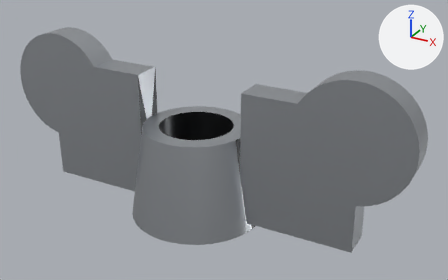
Before and after pictures for a commit that changed the glTF model modelos/piezas/tuerca-mariposa.glb.
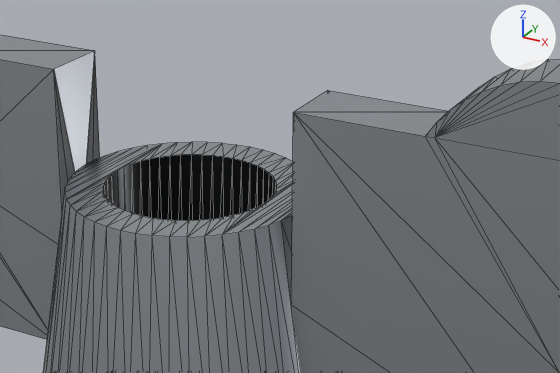
There are two pictures of each version: one whole from a 50 mm camera at (0.0157, -0.0256, 0.0148) aimed at (0.0013, 0.0006, 0.0017), one close up on the part from 26% to 79% of the width and 16% to 74% of the height. Arrows for +X, +Y and +Z are at upper right; the lights stay in place. The older version's two pictures come first. The close-ups show mesh edges as thin lines. Vertices at exactly the same position are counted once.

Names of what the first close-up shows: 'geometry_0', 'geometry_1'.
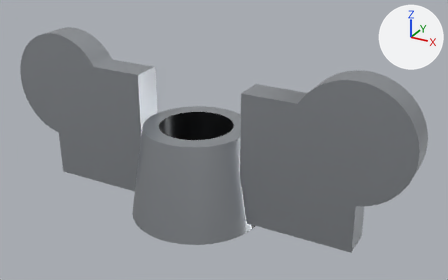
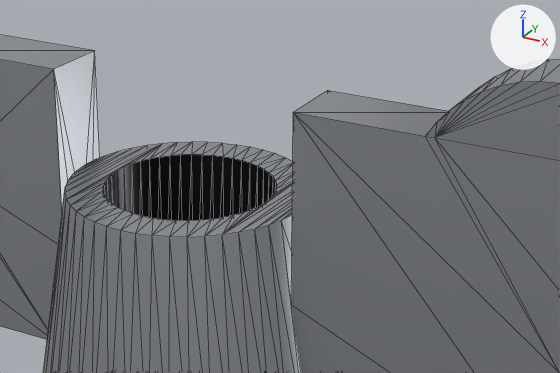
Where the change shows, as pixel boxes (x1, y1, x2, y2) in the close-ups (560 x 373 px):
'geometry_1', reshaped
    before: (54, 55, 292, 299)
    after: (103, 155, 277, 221)
part 1 of me_geometry_0, added
    after: (54, 55, 100, 209)
part 2 of me_geometry_0, added
    after: (281, 215, 292, 299)
part 3 of me_geometry_1, deleted
    before: (281, 215, 292, 299)
part 4 of me_geometry_1, deleted
    before: (54, 55, 100, 209)

Patch to the scene script:
```diff
--- a/modelos/piezas/tuerca-mariposa.glb.py
+++ b/modelos/piezas/tuerca-mariposa.glb.py
@@ me_geometry_0 @@
 # used by ob_geometry_0; location = (0.0, 0.0, 0.0)
-me_geometry_0.from_pydata(...)  # 355 vertices, 588 faces; spans x -0.0115..0.0115, y -0.0036..0.0036, z -0.0025..0.0065
+me_geometry_0.from_pydata(...)  # 359 vertices, 612 faces; spans x -0.0115..0.0115, y -0.0036..0.0036, z -0.0025..0.0065
+# me_geometry_0 part 1
+# 2 vertices are added at (-0.003, 0.0004, 0.0011), (-0.003, -0.0004, 0.0011)
+# 12 new faces join them
+# me_geometry_0 part 2
+# 2 vertices are added at (0.003, 0.0004, 0.0011), (0.003, -0.0004, 0.0011)
+# 12 new faces join them
 me_geometry_0.materials.append(mat_material_0)
@@ me_geometry_1 @@
 # used by ob_geometry_1; location = (0.0, 0.0, 0.0)
-me_geometry_1.from_pydata(...)  # 134 vertices, 130 faces; spans x -0.0036..0.0036, y -0.00195..0.00195, z -0.0025..0.005
+me_geometry_1.from_pydata(...)  # 110 vertices, 106 faces; spans x -0.0036..0.0036, y -0.00195..0.00195, z -0.0025..0.0025
+# me_geometry_1 part 3: the loose piece of 12 vertices spanning x 0.0027..0.003, y -0.0008..0.0008, z 0.00059..0.005 is deleted
+# me_geometry_1 part 4: the loose piece of 12 vertices spanning x -0.003..-0.0027, y -0.0008..0.0008, z 0.00059..0.005 is deleted
 me_geometry_1.materials.append(mat_material_1)
```
